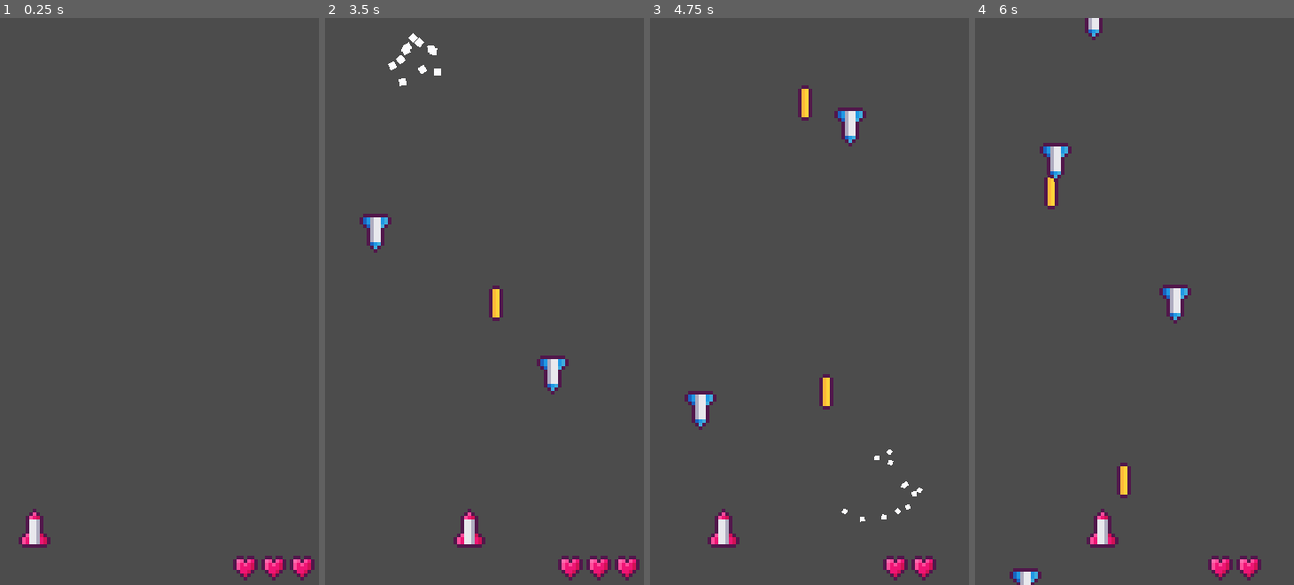
Above: before the commit, frames 1-4 (left to right).
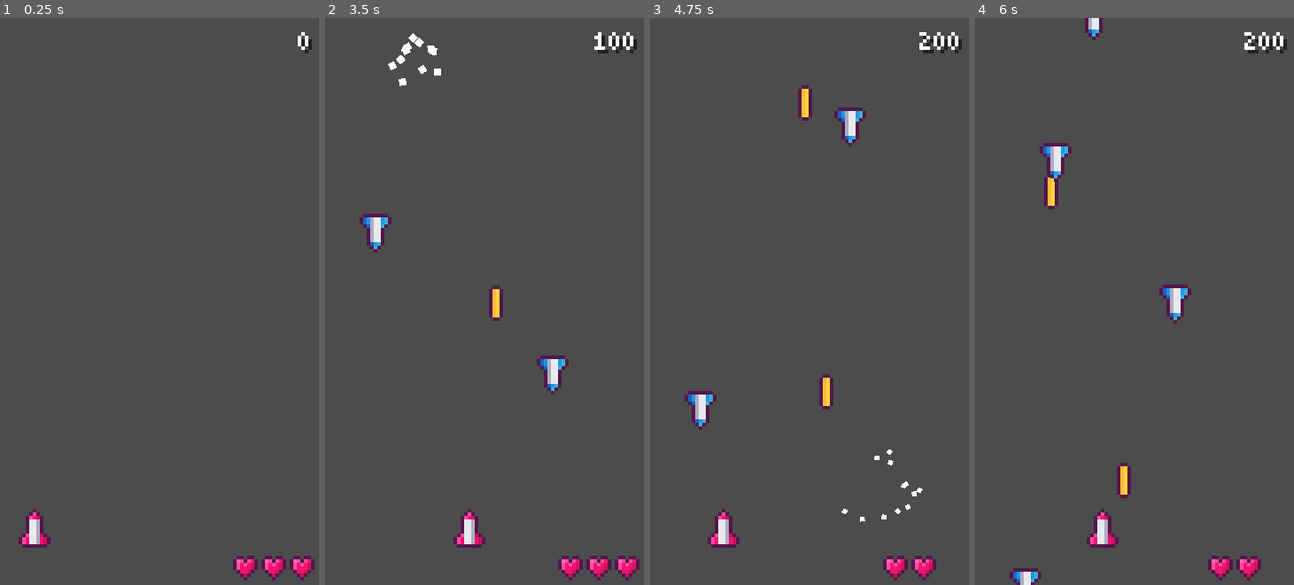
Above: after the commit, the same moments.

Repository: xinyer/game-spaceshooter
Game: Godot game, scene res://scene/World.tscn
Same seed, same stepped clock (60 frames per second), same inputs: the game is played once before the commit and once after it.
Inputs (mouse positions are in pixels of both pictures, inside the frame that each line leads up to):
- Up to frame 1 (0.25 s): no input
- Up to frame 2 (3.5 s): move the mouse to (554, 273) at 0.52 s; press the mouse at (554, 273) at 0.53 s; move the mouse to (420, 329) at 1.27 s; release the mouse at (420, 329) at 1.28 s; click (420, 329) at 1.35 s; move the mouse to (516, 176) at 2.02 s; press the mouse at (516, 176) at 2.03 s; move the mouse to (468, 414) at 2.77 s; release the mouse at (468, 414) at 2.78 s; click (468, 414) at 2.85 s
- Up to frame 3 (4.75 s): move the mouse to (905, 386) at 3.52 s; press the mouse at (905, 386) at 3.53 s; move the mouse to (713, 216) at 4.27 s; release the mouse at (713, 216) at 4.28 s; click (713, 216) at 4.35 s
- Up to frame 4 (6 s): move the mouse to (1150, 301) at 5.02 s; press the mouse at (1150, 301) at 5.03 s; move the mouse to (1086, 159) at 5.77 s; release the mouse at (1086, 159) at 5.78 s; click (1086, 159) at 5.85 s

The runs differ from the first frame. In frame 1, 0.1% of the frame differs, in the area x 93-98%, y 2-7%; in frame 2, 0.3%, in the area x 84-98%, y 2-7%; in frame 3, 0.3%; in frame 4, 0.3%.

Commit message:
Show score label

Diff:
--- a/scene/World.tscn
+++ b/scene/World.tscn
@@ -1,9 +1,15 @@
-[gd_scene load_steps=5 format=2]
+[gd_scene load_steps=8 format=2]
 
 [ext_resource path="res://scene/Player.tscn" type="PackedScene" id=1]
 [ext_resource path="res://script/World.gd" type="Script" id=2]
 [ext_resource path="res://assets/player_health.png" type="Texture" id=3]
 [ext_resource path="res://script/HealthSprite.gd" type="Script" id=4]
+[ext_resource path="res://assets/Font/pixelated.ttf" type="DynamicFontData" id=5]
+[ext_resource path="res://script/UI.gd" type="Script" id=6]
+
+[sub_resource type="DynamicFont" id=1]
+size = 8
+font_data = ExtResource( 5 )
 
 [node name="World" type="Node2D"]
 script = ExtResource( 2 )
@@ -14,13 +20,30 @@
 [node name="EnemyTimer" type="Timer" parent="."]
 autostart = true
 
-[node name="CanvasLayer" type="CanvasLayer" parent="."]
+[node name="UI" type="CanvasLayer" parent="."]
+script = ExtResource( 6 )
 
-[node name="HealthSprite" type="Sprite" parent="CanvasLayer"]
+[node name="HealthSprite" type="Sprite" parent="UI"]
 position = Vector2( 77.2841, 155.329 )
 texture = ExtResource( 3 )
 hframes = 4
 frame = 3
 script = ExtResource( 4 )
+
+[node name="ScoreLabel" type="Label" parent="UI"]
+margin_left = 56.6876
+margin_top = 1.85529
+margin_right = 87.6876
+margin_bottom = 10.8553
+custom_fonts/font = SubResource( 1 )
+custom_colors/font_color_shadow = Color( 0.133333, 0.133333, 0.133333, 1 )
+custom_constants/shadow_offset_x = 1
+custom_constants/shadow_offset_y = 1
+text = "0"
+align = 2
+valign = 1
+__meta__ = {
+"_edit_use_anchors_": false
+}
 [connection signal="node_instance" from="Player" to="." method="_node_instance"]
 [connection signal="timeout" from="EnemyTimer" to="." method="_on_EnemyTimer_timeout"]
--- a/script/Enemy.gd
+++ b/script/Enemy.gd
@@ -20,5 +20,6 @@
 	if area.is_in_group("Bullet") or area.is_in_group("Player"):
 		AudioManager.play("Explosion")
 		emit_signal("node_instance", destory_particles, global_position)
+		Global.score += 100
 		queue_free()
 	pass
--- a/script/Global.gd
+++ b/script/Global.gd
@@ -3,3 +3,5 @@
 var world = null
 
 var player_health = 0
+
+var score = 0
--- /dev/null
+++ b/script/UI.gd
@@ -0,0 +1,6 @@
+extends CanvasLayer
+
+func _process(delta):
+	$HealthSprite.frame = Global.player_health
+	$ScoreLabel.text = str(Global.score)
+	pass
